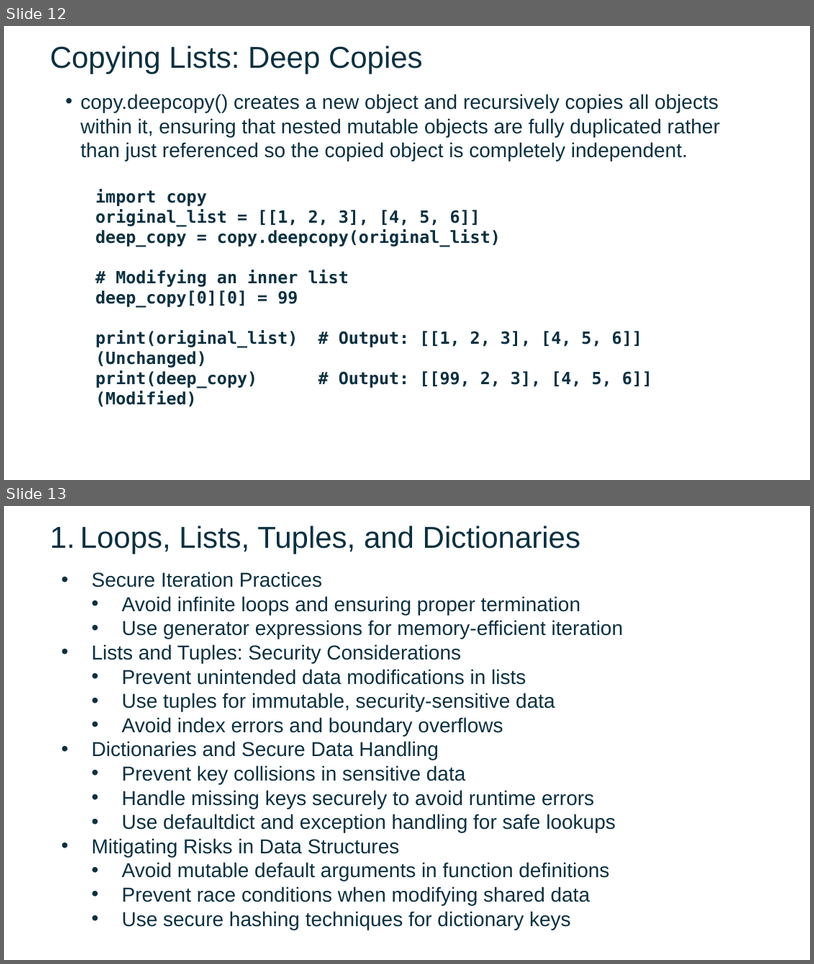
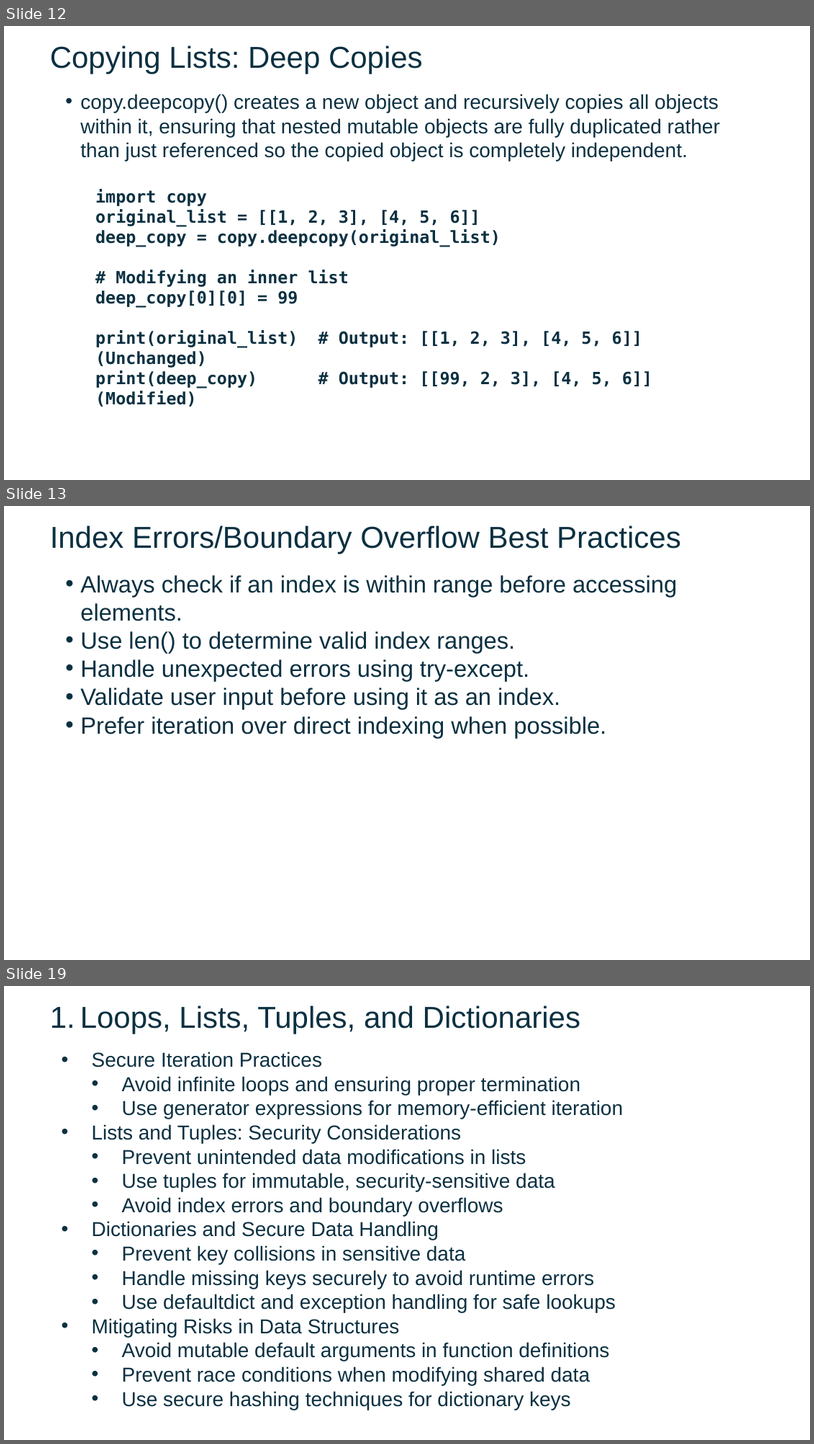
Before and after one commit to FSCJ-FacultyDev/SWC-Columbus-2025, a slide deck: Slides-Day2.pptx. Shown one above the other, each under a label of ours: slides 12 and 13 before the commit, slides 12, 13 and 19 after it; the slides between them are not shown. The pictures are 814x964 and 814x1444 pixels, drawn with LibreOffice and Linux fonts; fonts in the diff are those of the drawing; background and template pictures are left out. Boxes give left, top, right and bottom in pixels: in the first picture for what was removed or moved away, otherwise in the second. Text is boxed around its words. In the diff, an @@ line names an element or a change of style, - is before the commit and + after.

```diff
--- a/Slides-Day2.pptx
+++ b/Slides-Day2.pptx
@@ slide 13 added at [4, 506, 810, 960], background picture (left out) @@
@@ text added at [50, 525, 682, 554], 36 pt, text #0B3041 @@
+Index Errors/Boundary Overflow Best Practices
@@ text added at [80, 575, 677, 738], 28 pt, text #0B3041 @@
+• Always check if an index is within range before accessing elements.
+• Use len() to determine valid index ranges.
+• Handle unexpected errors using try-except.
+• Validate user input before using it as an index.
+• Prefer iteration over direct indexing when possible.
@@ what was slide 13 is now slide 19 @@
```
Also in this commit, not shown: 1 slide changed, 5 other slides added.
